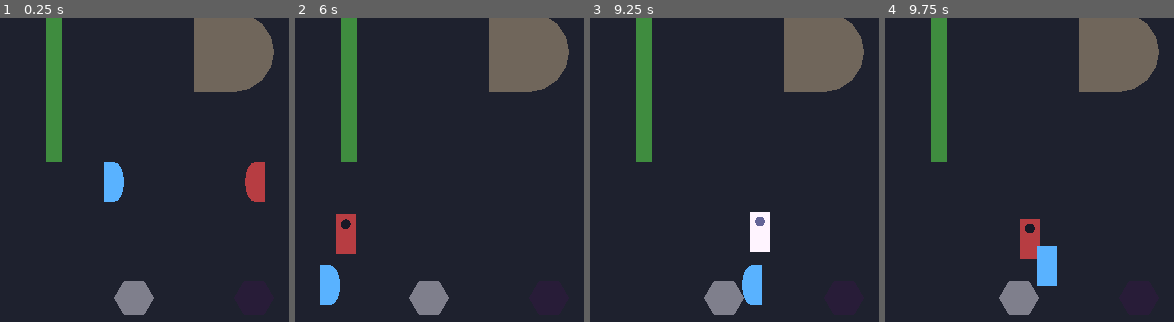
Above: before the commit, frames 1-4 (left to right).
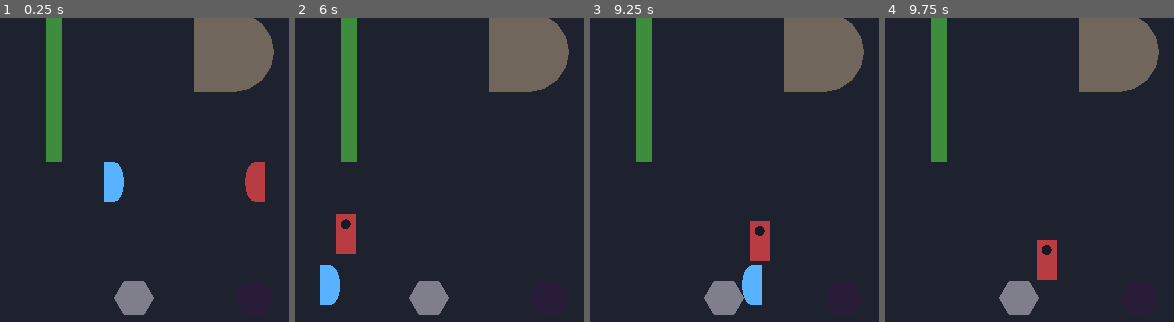
Above: after the commit, the same moments.

Repository: edgarsdzgz/kenslash
Game: Godot game, scene res://main.tscn
Same seed, same stepped clock (60 frames per second), same inputs: the game is played once before the commit and once after it. This scene is started directly instead of the project's main scene.
Inputs (mouse positions are in pixels of both pictures, inside the frame that each line leads up to):
- Up to frame 1 (0.25 s): no input
- Up to frame 2 (6 s): tap Enter at 0.5 s; move the mouse to (outside the picture) at 0.52 s; hold D (move_right) 0.53-1.28 s; click (outside the picture) at 0.6 s; move the mouse to (361, 215) at 1.27 s; hold S (move_down) 1.28-2.03 s; click (361, 215) at 1.35 s; move the mouse to (552, 118) at 2.02 s; hold D (move_right) 2.03-2.78 s; tap Space (dodge) at 2.1 s; click (552, 118) at 2.3 s; move the mouse to (456, 270) at 2.77 s; hold W (move_up) 2.78-3.53 s; tap Shift (sprint) at 2.85 s; click (456, 270) at 3.05 s; move the mouse to (outside the picture) at 3.52 s; hold A (move_left) 3.53-5.03 s; tap F (the_action_button) at 3.6 s; click (outside the picture) at 3.8 s; move the mouse to (297, 142) at 4.27 s; tap G (toggle_hotbar_unlock) at 4.35 s; click (297, 142) at 4.55 s; move the mouse to (520, 197) at 5.02 s; hold S (move_down) 5.03-5.78 s; tap 0 (tool_0) at 5.1 s; click (520, 197) at 5.3 s; move the mouse to (393, 109) at 5.77 s; hold D (move_right) from 5.78 s (still down); tap 1 (tool_1) at 5.85 s
- Up to frame 3 (9.25 s): click (688, 109) at 6.05 s; move the mouse to (outside the picture) at 6.52 s; release D (move_right) at 6.53 s; hold W (move_up) 6.53-7.28 s; tap one key every 0.75 s from 6.6 s: 2 (tool_2) 3 (tool_3) 4 (tool_4) 5 (tool_5); click (outside the picture) at 6.8 s; move the mouse to (656, 215) at 7.27 s; hold D (move_right) 7.28-8.03 s; click (656, 215) at 7.55 s; move the mouse to (847, 118) at 8.02 s; hold S (move_down) 8.03-8.78 s; click (847, 118) at 8.3 s; move the mouse to (751, 270) at 8.77 s; hold A (move_left) from 8.78 s (still down); click (751, 270) at 9.05 s
- Up to frame 4 (9.75 s): move the mouse to (outside the picture) at 9.52 s; release A (move_left) at 9.53 s; hold W (move_up) from 9.53 s (still down); tap 6 (tool_6) at 9.6 s

Frames 1-2 are identical in both runs. In frame 3, 1.1% of the frame differs, in the area x 55-63%, y 63-80%; in frame 4, 1.8%, in the area x 46-60%, y 66-89%.

Commit message:
feat: lower tool 10%, sword up/down/out perspective swings, unarmed punch
#1 SwordPivot y -26 to -22 (~10% of the body lower); hits still land (hurtboxes cover it). #2 The SWORD (has_combo) is now the exception to the all-down rule: its 3-hit combo swings distinct directions -- hit 0 overhead DOWN-slash, hit 1 rising UP-slash (_rising_arc = the screen-oriented reverse of _overhead_arc), hit 2 forward THRUST (lunge). Perspective juice (scale-only on the visual _blade, NEVER the collision shape, so hittability is untouched): the thrust stretches-and-narrows to read as going into the scene, the arcs shrink near->far; a tracked _fx_tween is killed and scale/skew reset in _end_swing/cancel_swing so no swing leaves a distorted blade. Axe/pickaxe keep the single overhead chop. #5 UNARMED (equipment.is_unarmed() = no tool) is a PUNCH: attack() branches to _punch() -- a small fist thrusts a short reach forward (peak ~16px, inside the sword's 24) with the hitbox live the whole window, then retracts; single jab, UNARMED_ATK, no durability. 303 to 310 assertions; damage math unchanged.

Diff:
--- a/components/combat.gd
+++ b/components/combat.gd
@@ -2,10 +2,19 @@
 extends RefCounted
 ## The sword-combo subsystem, extracted from player.gd (recipes/health-and-damage.md, the
 ## facing-directed 3-hit combo). Owns the combo STATE (_combo_index, _attacking, the active
-## blade-sweep tween) and drives one swing: an overhead arc chop for hits 1 & 2, a forward
-## lunge for hit 3. PURE extraction -- behavior is identical to the pre-split player.gd; the
-## player keeps a thin facade (attack / _combo_index / _attacking) that forwards here so tests
-## and _simulate read/write player.X unchanged.
+## blade-sweep tween) and drives one swing. The player keeps a thin facade (attack /
+## _combo_index / _attacking) that forwards here so tests and _simulate read/write player.X
+## unchanged.
+##
+## SWING DIRECTIONS (the SWORD is the exception to "all swings chop down"): ONLY a combo
+## weapon (the sword, has_combo) varies its direction across the 3-hit combo -- hit 0 is the
+## overhead DOWN-slash (top -> bottom on screen), hit 1 the RISING UP-slash (the reverse arc,
+## bottom -> top), hit 2 the forward THRUST (lunge). A non-combo tool (axe/pickaxe) only ever
+## reaches _combo_index 0, so it keeps the single overhead down-chop. UNARMED (no tool) is a
+## separate quick forward JAB (_punch), never an arc. A subtle scale-based PERSPECTIVE cue
+## sells depth on the flat blade during a swing (thrust stretches + narrows to read as going
+## INTO the scene; arcs shrink from near to far) and is RESET in _end_swing so no swing leaves
+## a distorted blade.
 ##
 ## RefCounted, NOT a Node -- exactly like components/equipment.gd, components/interaction.gd,
 ## and components/pickup.gd. A Combat Node add_child'd to the player would bump the global
@@ -50,6 +59,33 @@
 ## stopped when a swing begins so the window cannot expire mid-swing.
 var _combo_reset_timer: Timer = null
 
+## Perspective cue tuning (juice, all subtle, all RESET in _end_swing). Scale is applied to the
+## visual _blade Polygon2D ONLY -- never the CollisionShape2D -- so hittability is unchanged.
+const THRUST_STRETCH: float = 1.6  ## Thrust: blade grows along its length (reads as going INTO the scene).
+const THRUST_NARROW: float = 0.65  ## ...and narrows across (foreshorten).
+const ARC_NEAR: float = 1.15  ## Arc START (near part of the sweep) a touch bigger.
+const ARC_FAR: float = 0.9  ## Arc END (far part) smaller -- a subtle depth read across the sweep.
+## Unarmed jab tuning. The fist is SHORT-reach (a punch, not a sword): the pivot slides from a
+## tucked pose out to `extended` (fist center ~ facing*(24 - PUNCH_BACK + PUNCH_REACH), well
+## inside the sword's static 24px reach) and back, while a small fist silhouette is shown.
+const FIST_SCALE: Vector2 = Vector2(0.55, 0.9)  ## Small blocky fist (scales the plain rectangle blade down).
+const PUNCH_BACK: float = 18.0  ## How far the fist is tucked toward the body at jab start.
+const PUNCH_REACH: float = 10.0  ## SHORT forward travel of the jab.
+
+## Last arc sweep endpoints [start, end] pivot rotation (radians), recorded each swing so a test
+## can assert hit 0 (down-slash) and hit 1 (up-slash) sweep OPPOSITE vertical ways. Thrust sets
+## both to `base` (no sweep). Read via player._combat.
+var _last_arc_start: float = 0.0
+var _last_arc_end: float = 0.0
+## Last unarmed jab's forward reach (px), recorded so a test can assert the fist thrust OUT.
+var _last_punch_reach: float = 0.0
+## The SwordPivot's authored rest position, captured in setup(). The punch slides the pivot for
+## its thrust; _end_swing snaps it back here so no swing leaves the pivot displaced.
+var _pivot_rest: Vector2 = Vector2.ZERO
+## Active perspective/jab tween (blade scale for arcs/thrust, pivot slide for the punch). Killed
+## in _end_swing / cancel_swing before the reset so a lingering tween cannot re-distort the blade.
+var _fx_tween: Tween = null
+
 
 ## Wire the host + the shared SwordPivot / Blade / Sword CollisionShape2D / ComboResetTimer (the
 ## player "calls down" in its _ready), and take over the combo-reset timeout connection the
@@ -61,6 +97,8 @@
 	_blade = blade
 	_sword_shape = sword_shape
 	_combo_reset_timer = combo_reset_timer
+	# Remember where the pivot rests so the punch (which slides it for the jab) can snap back.
+	_pivot_rest = _sword_pivot.position
 	# The combo continue-window: on timeout the next swing restarts at hit 1. Owned here now
 	# (the player used to connect this in its _ready) so the combo state stays with the combo.
 	_combo_reset_timer.timeout.connect(_on_combo_reset)
@@ -68,10 +106,11 @@
 
 ## Play a swing in the current facing direction, then retract the blade. Callable directly via
 ## the player.attack() facade -- the headless smoke test calls it, so attacking must NOT be gated
-## solely behind real input. The equipped tool decides the STYLE: a combo weapon (the sword)
-## chains arc -> arc -> lunge, pressing again within combo_window to continue; a regular tool
-## (axe/pickaxe/unarmed) does a single arc swing per press with no chain (the tail's
-## player._combo_enabled gate). The swing shape itself is still chosen by _combo_index.
+## solely behind real input. The equipped tool decides the STYLE: UNARMED (no tool) is a quick
+## forward JAB (_punch); a combo weapon (the sword) chains DOWN-slash -> UP-slash -> thrust,
+## pressing again within combo_window to continue; a regular tool (axe/pickaxe) does a single
+## overhead down-slash per press with no chain (the tail's player._combo_enabled gate). The swing
+## shape itself is still chosen by _combo_index, so a test that forces the index gets that swing.
 func attack() -> void:
 	if _attacking or _player._sword_broken:
 		return
@@ -79,27 +118,37 @@
 	# Continuing the combo: stop the reset so the window does not expire mid-swing.
 	_combo_reset_timer.stop()
 
-	var base: float = _player.facing.angle()
-	var half: float = deg_to_rad(_player.arc_degrees / 2.0)
-
-	match _combo_index:
-		0, 1:
-			# Arc hits (1 & 2): an OVERHEAD chop -- always sweeps from the TOP of the arc down
-			# to the bottom ON SCREEN, for ANY facing. Screen +y is DOWN, so we start at the
-			# endpoint that is higher (smaller sin) and finish at the lower one. A fixed
-			# +half -> -half instead reads top-down for one facing but BOTTOM-UP for its mirror
-			# -- the "backwards" swing when facing right. Both combo arcs strike downward.
-			var arc: Array = _overhead_arc(base, half)
-			_sword_pivot.rotation = arc[0]
-			_begin_swing()
-			await _sweep_to(arc[1])
-		2:
-			# Hit 3: lunge. Blade straight along facing; nudge the player forward
-			# through the existing decaying-knockback system so it slides and stops.
-			_sword_pivot.rotation = base
-			_begin_swing()
-			_player._knockback = _player.facing * _player.lunge_impulse
-			await _player.get_tree().create_timer(_player.swing_duration).timeout
+	if _player._is_unarmed:
+		# No tool: a quick forward jab, never the sword arc/combo.
+		await _punch()
+	else:
+		var base: float = _player.facing.angle()
+		var half: float = deg_to_rad(_player.arc_degrees / 2.0)
+		match _combo_index:
+			0, 1:
+				# The SWORD varies its DIRECTION (the exception to "all swings chop down"):
+				# hit 0 is the OVERHEAD down-slash (top -> bottom on screen), hit 1 the RISING
+				# up-slash (the REVERSE arc, bottom -> top). Both are screen-oriented for ANY
+				# facing (_overhead_arc / _rising_arc pick the endpoints by sin, not a fixed
+				# +/-half, so a facing and its mirror both read correctly). A non-combo tool
+				# only ever reaches index 0, so it keeps the single overhead down-chop.
+				var arc: Array = _overhead_arc(base, half) if _combo_index == 0 else _rising_arc(base, half)
+				_last_arc_start = arc[0]
+				_last_arc_end = arc[1]
+				_sword_pivot.rotation = arc[0]
+				_begin_swing()
+				_perspective_arc()
+				await _sweep_to(arc[1])
+			2:
+				# Hit 2: forward THRUST (lunge). Blade straight along facing; nudge the player
+				# forward through the existing decaying-knockback system so it slides and stops.
+				_last_arc_start = base
+				_last_arc_end = base
+				_sword_pivot.rotation = base
+				_begin_swing()
+				_perspective_thrust()
+				_player._knockback = _player.facing * _player.lunge_impulse
+				await _player.get_tree().create_timer(_player.swing_duration).timeout
 
 	_end_swing()
 	# Bail if a mid-swing death freed us out of the tree.
@@ -131,19 +180,83 @@
 	return [b, a]
 
 
+## Return [start, end] pivot rotation for a RISING arc (bottom -> top on screen) -- the exact
+## REVERSE of _overhead_arc, so hit 1 sweeps the opposite vertical way from hit 0's down-slash.
+## Screen-oriented for ANY facing by reusing the same sin-picked endpoints, just swapped.
+func _rising_arc(base: float, half: float) -> Array:
+	var arc: Array = _overhead_arc(base, half)
+	return [arc[1], arc[0]]
+
+
+## PERSPECTIVE for an ARC swing (juice): a subtle scale that starts a touch bigger (near part
+## of the sweep) and shrinks across the sweep (far part), for a light depth read. Scales the
+## visual _blade ONLY (never the hitbox). Tracked in _fx_tween so _end_swing can kill + reset it.
+func _perspective_arc() -> void:
+	if _fx_tween != null and _fx_tween.is_valid():
+		_fx_tween.kill()
+	_blade.scale = Vector2(ARC_NEAR, ARC_NEAR)
+	_fx_tween = _player.create_tween()
+	_fx_tween.tween_property(_blade, "scale", Vector2(ARC_FAR, ARC_FAR), _player.swing_duration)
+
+
+## PERSPECTIVE for the THRUST (juice): the blade stretches along its length and narrows across
+## as it extends "out", so it reads as going INTO the scene, then restores. Scales the visual
+## _blade ONLY. Tracked in _fx_tween so _end_swing can kill + reset it (final reset snaps to ONE).
+func _perspective_thrust() -> void:
+	if _fx_tween != null and _fx_tween.is_valid():
+		_fx_tween.kill()
+	_fx_tween = _player.create_tween()
+	_fx_tween.tween_property(_blade, "scale", Vector2(THRUST_STRETCH, THRUST_NARROW), _player.swing_duration * 0.5)
+	_fx_tween.tween_property(_blade, "scale", Vector2.ONE, _player.swing_duration * 0.5)
+
+
+## UNARMED jab (design-inventory.md): a SHORT forward thrust of a small fist hitbox along facing,
+## then retract -- NOT the sword arc/combo. Points the fist forward (the lunge pose), shrinks the
+## blade to a small fist silhouette, enables the hitbox for the WHOLE window (guaranteed overlap,
+## like the lunge), and slides the pivot from a tucked pose out to a SHORT reach and back. Single
+## jab: attack()'s tail (unarmed -> _combo_enabled false) never advances the combo. The UNARMED_ATK
+## HP + null durability come from _apply_unarmed's hitbox stats, untouched here. _end_swing resets
+## the fist scale + snaps the pivot back to rest.
+func _punch() -> void:
+	var facing: Vector2 = _player.facing
+	_sword_pivot.rotation = facing.angle()
+	_blade.scale = FIST_SCALE
+	_last_punch_reach = PUNCH_REACH
+	_begin_swing()
+	if _fx_tween != null and _fx_tween.is_valid():
+		_fx_tween.kill()
+	# Tuck the fist toward the body, jab OUT a short reach, then pull back to the tuck. The whole
+	# swept range stays SHORT (inside the sword's 24px static reach) yet covers a target in front.
+	var tucked: Vector2 = _pivot_rest - facing * PUNCH_BACK
+	var extended: Vector2 = tucked + facing * PUNCH_REACH
+	_sword_pivot.position = tucked
+	_fx_tween = _player.create_tween()
+	_fx_tween.tween_property(_sword_pivot, "position", extended, _player.swing_duration * 0.5)
+	_fx_tween.tween_property(_sword_pivot, "position", tucked, _player.swing_duration * 0.5)
+	await _player.get_tree().create_timer(_player.swing_duration).timeout
+
+
 ## Enable the blade collision and show the silver rectangle for a swing.
 func _begin_swing() -> void:
 	_sword_shape.disabled = false
 	_blade.visible = true
 
 
-## Disable the blade collision and hide the rectangle after a swing. Guarded so a
+## Disable the blade collision and hide the rectangle after a swing, and RESET the perspective/
+## jab transforms (kill any live fx tween, restore blade scale/skew to default, snap the pivot
+## back to rest) so no swing leaves a distorted blade or a displaced pivot. Guarded so a
 ## mid-swing death that freed these nodes cannot crash the retract.
 func _end_swing() -> void:
+	if _fx_tween != null and _fx_tween.is_valid():
+		_fx_tween.kill()
 	if is_instance_valid(_sword_shape):
 		_sword_shape.disabled = true
 	if is_instance_valid(_blade):
 		_blade.visible = false
+		_blade.scale = Vector2.ONE
+		_blade.skew = 0.0
+	if is_instance_valid(_sword_pivot):
+		_sword_pivot.position = _pivot_rest
 
 
 ## Tween the pivot rotation to `target` over swing_duration and await it, tracking
@@ -168,12 +281,21 @@
 func cancel_swing() -> void:
 	if _swing_tween != null and _swing_tween.is_valid():
 		_swing_tween.kill()
+	# Also kill any live perspective/jab tween so it cannot re-distort the blade or slide the
+	# pivot after the cancel (the coroutine that would have called _end_swing is leaked below).
+	if _fx_tween != null and _fx_tween.is_valid():
+		_fx_tween.kill()
 	# Tween.kill() does NOT emit `finished`, so the attack() coroutine suspended on
 	# `await _swing_tween.finished` never resumes and would leave _attacking latched true. Clear it
 	# HERE so the combat state is always consistent after a cancel, regardless of the leaked coroutine.
 	_attacking = false
-	_blade.visible = false
+	if is_instance_valid(_blade):
+		_blade.visible = false
+		_blade.scale = Vector2.ONE
+		_blade.skew = 0.0
 	if is_instance_valid(_sword_shape):
 		_sword_shape.disabled = true
+	if is_instance_valid(_sword_pivot):
+		_sword_pivot.position = _pivot_rest
 
 # Verified against: Godot 4.7.1 (2026-07-19)
--- a/components/equipment.gd
+++ b/components/equipment.gd
@@ -181,6 +181,14 @@
 	return _active_tool != null and _active_tool.has_combo
 
 
+## Is the player UNARMED (no tool equipped -> _apply_unarmed set the fist stats)? True ONLY
+## when there is no active tool -- a BROKEN sword still HAS an active tool, so it is never
+## mistaken for the fist. Read by the player's attack() (via the _is_unarmed facade) to run a
+## quick forward JAB instead of the sword arc/combo.
+func is_unarmed() -> bool:
+	return _active_tool == null
+
+
 ## Look up (or lazily create) the RUNTIME DurabilityComponent for `tool`, keyed by its
 ## resource path so a future ToolData outside the three built-in nodes (a new inventory
 ## item) still gets its own independent wear counter instead of reusing someone else's
@@ -278,4 +286,4 @@
 			inventory.cycle(1)
 			apply_equipped()
 
-# Verified against: Godot 4.7.1 (2026-07-18)
+# Verified against: Godot 4.7.1 (2026-07-19)
--- a/player/player.gd
+++ b/player/player.gd
@@ -143,6 +143,11 @@
 var _combo_enabled: bool:
 	get:
 		return _equipment.active_combos()
+## Whether NO tool is equipped (the unarmed fist). Owned by the Equipment. Read in Combat's
+## attack() (via _player._is_unarmed) to run a forward JAB instead of the sword arc/combo.
+var _is_unarmed: bool:
+	get:
+		return _equipment.is_unarmed()
 
 
 # --- Combat facade -------------------------------------------------------------------
--- a/player/player.tscn
+++ b/player/player.tscn
@@ -34,7 +34,7 @@
 shape = SubResource("RectangleShape2D_body")
 
 [node name="SwordPivot" type="Node2D" parent="."]
-position = Vector2(0, -26)
+position = Vector2(0, -22)
 
 [node name="Sword" type="Area2D" parent="SwordPivot"]
 collision_layer = 8
--- a/tests/test_combat.gd
+++ b/tests/test_combat.gd
@@ -340,4 +340,38 @@
 	player.equip_tool(Player.SWORD_DATA)  # restore the default combo weapon
 	player._combo_index = 0
 
-# Verified against: Godot 4.7.1 (2026-07-17)
+	# --- k. Sword swing DIRECTIONS vary + perspective RESET (CHANGE 2) -----------
+	# ONLY the sword varies its direction: hit 0 is the overhead DOWN-slash (top ->
+	# bottom on screen), hit 1 the RISING UP-slash (the reverse arc, bottom -> top),
+	# hit 2 the forward thrust (leg f already proves the thrust slides forward). Assert
+	# hit 1 is the exact reverse of hit 0 (swapped sweep endpoints) AND that the two sweep
+	# OPPOSITE vertical ways for facing right; then that a swing leaves NO residual blade
+	# scale/skew (the perspective cue is reset in _end_swing). Park far from every body.
+	player.equip_tool(Player.SWORD_DATA)
+	player.global_position = Vector2(6000, 6000)
+	player.facing = Vector2.RIGHT
+	player._knockback = Vector2.ZERO
+	for _i in range(30):
+		if not player._attacking:
+			break
+		await ctx.tree.physics_frame
+	player._combo_index = 0
+	await ctx.tree.physics_frame
+	await player.attack()  # hit 0: overhead down-slash
+	var down_start: float = player._combat._last_arc_start
+	var down_end: float = player._combat._last_arc_end
+	await player.attack()  # hit 1: rising up-slash (the reverse arc)
+	var up_start: float = player._combat._last_arc_start
+	var up_end: float = player._combat._last_arc_end
+	ctx.check(is_equal_approx(up_start, down_end) and is_equal_approx(up_end, down_start),
+		"sword hit 1 is the REVERSE arc of hit 0 (up-slash swaps the down-slash sweep endpoints)",
+		"sword hit 1 did not reverse hit 0 (down " + str(down_start) + "->" + str(down_end) + " up " + str(up_start) + "->" + str(up_end) + ")")
+	ctx.check(down_end > down_start and up_end < up_start,
+		"hit 0 sweeps DOWN while hit 1 sweeps UP (opposite vertical directions, facing right)",
+		"sword sweep directions not opposite (down " + str(down_start) + "->" + str(down_end) + " up " + str(up_start) + "->" + str(up_end) + ")")
+	ctx.check(player._blade.scale == Vector2.ONE and is_equal_approx(player._blade.skew, 0.0),
+		"the blade scale/skew reset after the swing (no residual perspective distortion)",
+		"blade left distorted after a swing (scale=" + str(player._blade.scale) + " skew=" + str(player._blade.skew) + ")")
+	player._combo_index = 0
+
+# Verified against: Godot 4.7.1 (2026-07-19)
--- a/tests/test_durability_tools.gd
+++ b/tests/test_durability_tools.gd
@@ -300,4 +300,55 @@
 
 	dummy.stationary = dummy_was_stationary  # restore the training-dummy hold
 
-# Verified against: Godot 4.7.1 (2026-07-18)
+	# --- t. UNARMED punch (CHANGE 3): equip an EMPTY slot -> a short forward JAB that deals
+	# UNARMED_ATK to a target in front, takes NO durability, and does NOT advance the combo.
+	# A punch, not a sword swing: _punch() thrusts a small fist a SHORT reach then retracts.
+	# The dummy is the target -- def is temporarily zeroed so UNARMED_ATK (1) lands fully
+	# (max(0,atk-def)); its huge 80x80 Hurtbox guarantees the short-reach fist overlaps. The
+	# fist activates the SAME Sword Hitbox _apply_unarmed left with null durability, so no wear
+	# is even attempted. Restore the dummy def + the sword afterward.
+	var dummy_hurtbox2: Hurtbox = dummy.get_node("Hurtbox") as Hurtbox
+	var dummy_def_saved: int = dummy_hurtbox2.def
+	var dummy_was_stationary2: bool = dummy.stationary
+	dummy.stationary = true
+	dummy_hurtbox2.def = 0
+	dummy.global_position = Vector2.ZERO
+	dummy._move_velocity = Vector2.ZERO
+	dummy._knockback = Vector2.ZERO
+	dummy_health.heal(dummy_health.max_health)
+	player.inventory.equip_index(3)  # an EMPTY slot -> unarmed (the fist)
+	player._apply_equipped()
+	ctx.check(player._is_unarmed and player._sword.durability == null,
+		"empty slot equips the unarmed fist (no tool, no durability)",
+		"unarmed detect/durability wrong (unarmed=" + str(player._is_unarmed) + " durability=" + str(player._sword.durability) + ")")
+	player.global_position = Vector2(-32, 0)  # short reach still lands on the origin dummy
+	player.facing = Vector2.RIGHT
+	player._knockback = Vector2.ZERO
+	player._combo_index = 0
+	for _i in range(30):
+		if not player._attacking:
+			break
+		await ctx.tree.physics_frame
+	for _i in range(10):  # let any i-frame window expire
+		await ctx.tree.physics_frame
+	var punch_hp_before: int = dummy_health.current_health
+	await player.attack()
+	for _i in range(4):
+		await ctx.tree.physics_frame
+	var punch_dmg: int = punch_hp_before - dummy_health.current_health
+	ctx.check(player._combat._last_punch_reach > 0.0,
+		"unarmed attack is a forward JAB -- the fist thrust out a measurable reach (" + str(player._combat._last_punch_reach) + ")",
+		"unarmed jab recorded no forward reach (" + str(player._combat._last_punch_reach) + ")")
+	ctx.check(punch_dmg == Player.UNARMED_ATK,
+		"the punch dealt UNARMED_ATK (" + str(Player.UNARMED_ATK) + ") to the target in front (dealt " + str(punch_dmg) + ")",
+		"unarmed punch damage wrong (expected " + str(Player.UNARMED_ATK) + ", dealt " + str(punch_dmg) + ")")
+	ctx.check(player._combo_index == 0,
+		"the punch is a single jab -- it did NOT advance a combo (index stays 0)",
+		"unarmed punch wrongly advanced the combo (index " + str(player._combo_index) + ")")
+	dummy_hurtbox2.def = dummy_def_saved  # restore the dummy's flesh def
+	dummy.stationary = dummy_was_stationary2
+	player.inventory.equip_index(0)  # restore the sword
+	player._apply_equipped()
+	player._combo_index = 0
+
+# Verified against: Godot 4.7.1 (2026-07-19)
